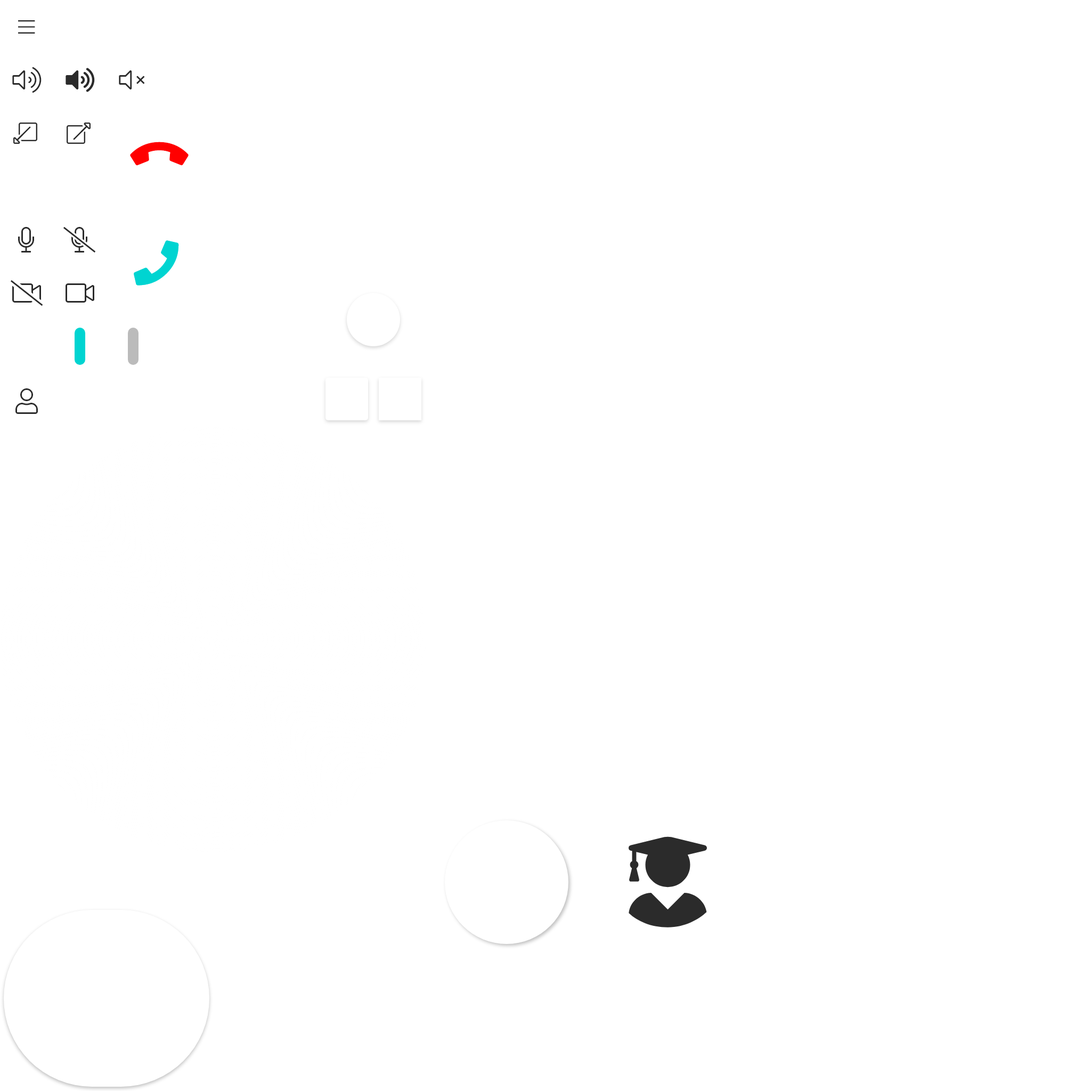
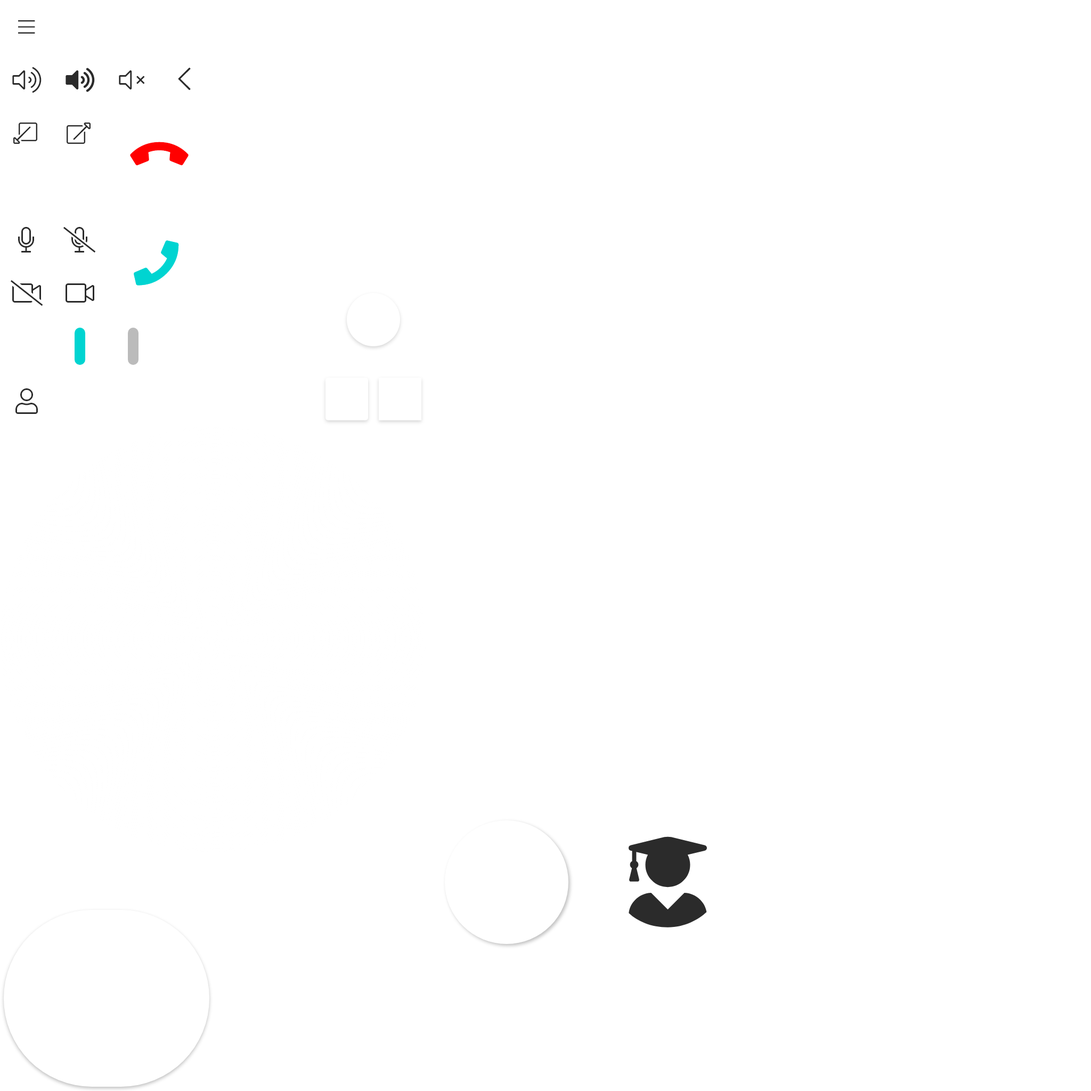
Before/after of a 1091x1091 layered artwork. What changed in the layer stack:
added layer (unnamed layer) above "Calque 1" over (178, 67, 191, 91)
